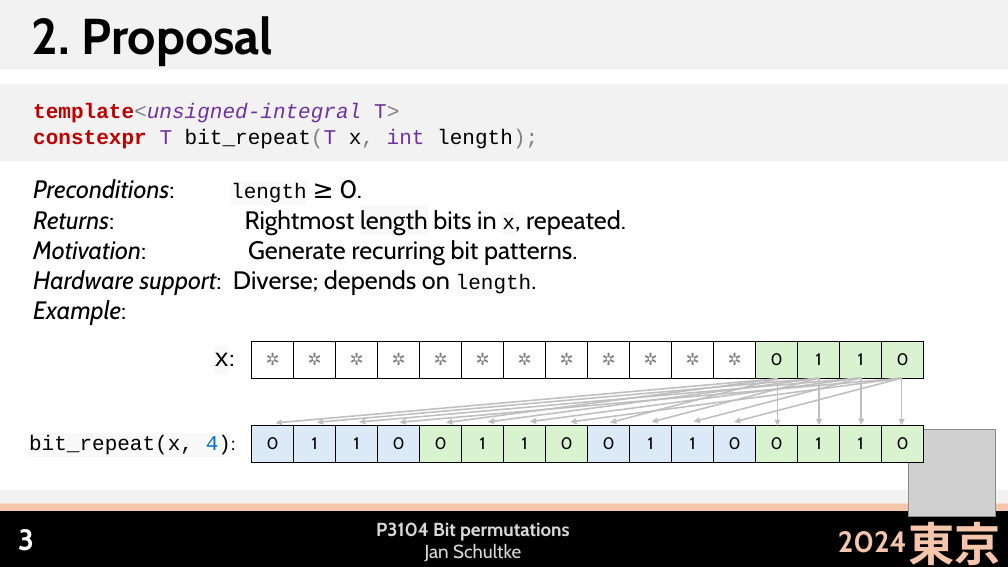
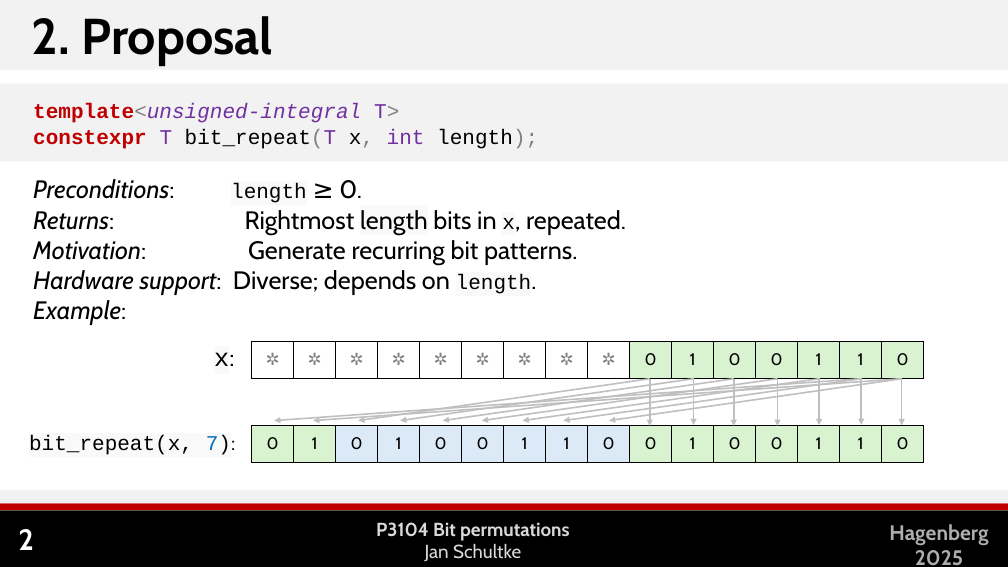
Before and after one commit to Eisenwave/cpp-proposals, a slide deck: slide 3 of slides/p3104-slides.pptx (slide 4 before the commit). Drawn at 1008x567 pixels with LibreOffice and Linux fonts; fonts in the diff are those of the drawing; grey boxes stand for pictures. Boxes give left, top, right and bottom in pixels: in the first picture for what was removed or moved away, otherwise in the second. Text is boxed around its words. In the diff, an @@ line names an element or a change of style, - is before the commit and + after.

Commit message:
update slides

```diff
--- a/slides/p3104-slides.pptx
+++ b/slides/p3104-slides.pptx
@@ table at [252, 341, 929, 378] @@
-row 1: ✲ | ✲ | ✲ | ✲ | ✲ | ✲ | ✲ | ✲ | ✲ | ✲ | ✲ | ✲ | 0 | 1 | 1 | 0
+row 1: ✲ | ✲ | ✲ | ✲ | ✲ | ✲ | ✲ | ✲ | ✲ | 0 | 1 | 0 | 0 | 1 | 1 | 0
@@ fill #FFFFFF to #D9F2D0 in 3 cells @@
@@ arrow moved from (820, 378) - (317, 423) to (861, 379) - (274, 420) @@
@@ arrow moved from (861, 378) - (359, 422) to (902, 379) - (313, 420) @@
@@ arrow added from (650, 379) to (358, 420), #BFBFBF 1.5 pt @@
@@ arrow moved from (778, 379) - (275, 423) to (693, 379) - (400, 420) @@
@@ arrow moved from (902, 378) - (400, 423) to (734, 379) - (443, 420) @@
@@ arrow moved from (778, 379) - (446, 423) to (778, 379) - (482, 420) @@
@@ arrow moved from (820, 378) - (488, 422) to (820, 379) - (523, 420) @@
@@ arrow moved from (861, 378) - (530, 422) to (861, 379) - (563, 420) @@
@@ arrow moved from (902, 378) - (570, 422) to (902, 379) - (609, 420) @@
@@ arrow added from (650, 379) to (650, 426), #BFBFBF 1.5 pt @@
@@ arrow moved from (778, 379) - (610, 423) to (693, 378) - (693, 425) @@
@@ arrow removed from (861, 378) to (694, 422) @@
@@ arrow moved from (820, 378) - (652, 422) to (734, 379) - (734, 426) @@
@@ arrow removed from (902, 378) to (734, 422) @@
@@ text at [29, 435, 236, 455]: text changed @@
-bit_repeat(x, 4):
+bit_repeat(x, 7):
@@ table at [252, 425, 929, 462] @@
-row 1: 0 | 1 | 1 | 0 | 0 | 1 | 1 | 0 | 0 | 1 | 1 | 0 | 0 | 1 | 1 | 0
+row 1: 0 | 1 | 0 | 1 | 0 | 0 | 1 | 1 | 0 | 0 | 1 | 0 | 0 | 1 | 1 | 0
@@ fill #DCEAF7 to #D9F2D0 in 5 cells @@
@@ fill #D9F2D0 to #DCEAF7 in 4 cells @@
@@ picture removed at [909, 430, 996, 516] @@
@@ rectangle at [0, 504, 1008, 510]: fill #F6C6AC to #C00000 @@
@@ page number at [18, 529, 34, 550]: text changed @@
-3
+2
@@ text removed at [838, 531, 907, 553] @@
-2024
@@ text added at [889, 524, 988, 566], 20 pt, text #AEAEAE, bold @@
+Hagenberg
+2025
@@ text removed at [908, 514, 1000, 565] @@
-東京
```
Also in this commit, not shown: 8 other slides changed, 2 slides removed, 1 other file.
